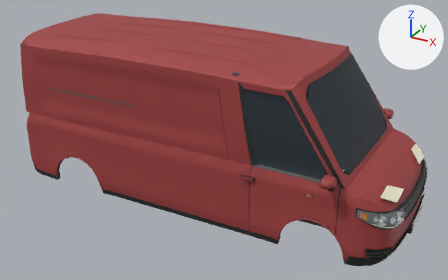
What one commit did to the glTF model public/van-street.glb.
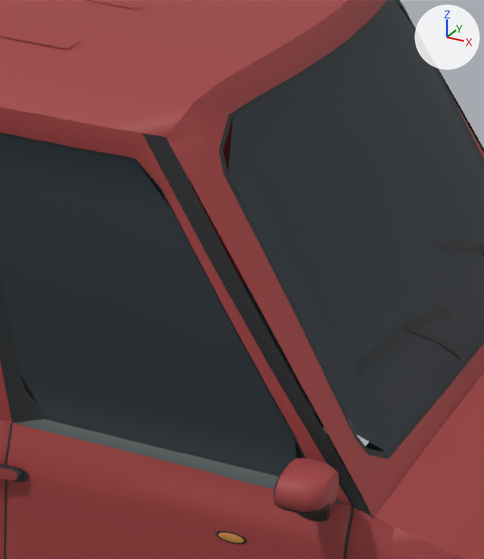
The first picture shows the older version from a 50 mm camera at (3.7, -6.63, 4.28) aimed at (0.11, -0.09, 1.01). The close-ups show the older and then the newer version on the part from 55% to 84% of the width and 20% to 72% of the height of that picture. Only the edits that show in the close-ups are written down. Lighting does not change. The marker at upper right points along +X, +Y and +Z. Where no turn or scale is listed for an object, it has been applied to the vertices. Vertices at exactly the same position are counted once.

In view in the first close-up: 'van', 'van_door1', 'van_door2', 'van_street_trim'.
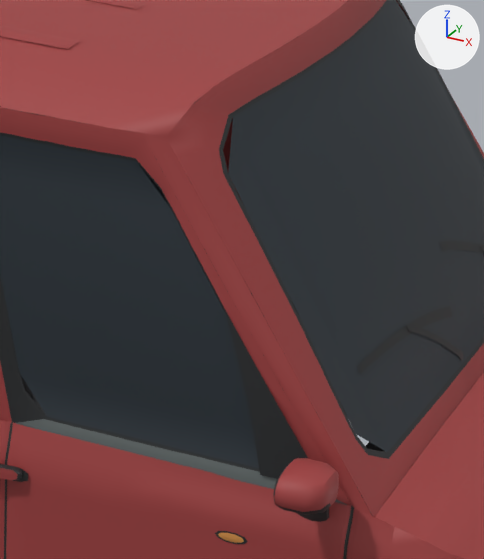
Patch to the scene script:
```diff
--- a/public/van-street.glb.py
+++ b/public/van-street.glb.py
@@ me_van @@
 # used by ob_van; location = (0.0, 0.0, 0.0)
-me_van.from_pydata(...)  # 8066 vertices, 14510 faces; spans x -2.58..2.6, y -1.01..1.01, z 0.28..2.34
+me_van.from_pydata(...)  # 8056 vertices, 14510 faces; spans x -2.58..2.6, y -1.01..1.01, z 0.28..2.34
+# me_van part 1: 13 vertices moved from x 1.46..1.98, y -0.96..-0.94, z 1.19..2.01 to x 1.46..1.98, y -0.96..-0.93, z 1.19..2.01
+# me_van part 2: 81 faces spanning x 1.3..2.04, y -0.96..0.96, z 1.17..2.16 switch from mat_glassseal (black #27292b) to mat_paint (red #a03f3f)
+# other edits to the shape of me_van do not show in these pictures
 me_van.materials.append(mat_trim)
@@ me_van_door2 @@
 # used by ob_van_door2; location = (1.99, -1.005, 0.0)
-me_van_door2.from_pydata(...)  # 2042 vertices, 3520 faces; spans x -1.24..0.0, y -0.21..0.11, z 0.34..2.17
+me_van_door2.from_pydata(...)  # 2084 vertices, 3576 faces; spans x -1.24..0.0, y -0.21..0.11, z 0.34..2.17
+# me_van_door2 part 3: a new loose piece of 21 vertices spanning x -0.41..-0.08, y 0.03..0.04, z 1.23..1.71, in mat_glassseal (black #27292b)
+# other edits to the shape of me_van_door2 do not show in these pictures
 me_van_door2.materials.append(mat_paint)
```

Boxes (x1, y1, x2, y2) around the edits, measured in the close-ups (484 x 559 px; the box of a moved part takes in the faces that stretch with it):
part 1 of me_van, moved or reshaped
    both: (166, 138, 374, 519)
part 2 of me_van, recoloured
    before: (143, 55, 484, 519)
    after: (143, 92, 483, 519)
part 3 of me_van_door2, added (black)
    after: (224, 308, 308, 479)
